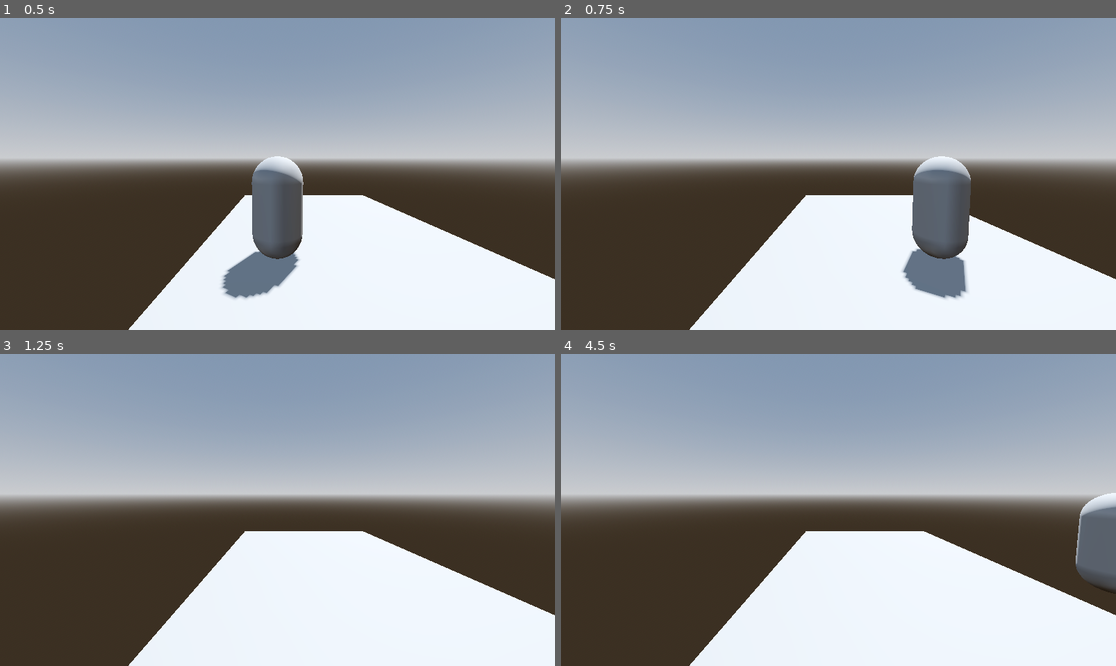
Above: before the commit, frames 1-4 (two rows, left to right).
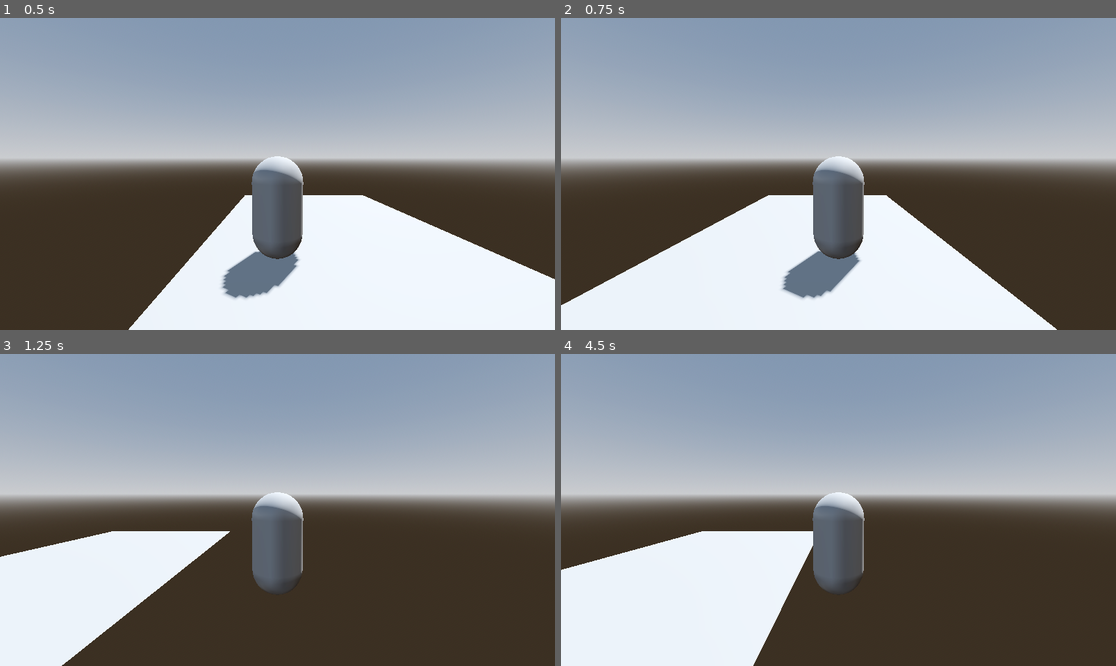
Above: after the commit, the same moments.

Repository: Zackoob/Zombie-Horde-Game
Game: Godot game, scene res://world/world.tscn
The game is run twice, just before and just after one commit, with the same random seed, the same clock (stepped at 60 frames per second) and the same inputs.
Inputs:
- Up to frame 1 (0.5 s): no input
- Up to frame 2 (0.75 s): tap Enter at 0.5 s; hold D (right) from 0.53 s (still down)
- Up to frame 3 (1.25 s): keep holding D (right)
- Up to frame 4 (4.5 s): release D (right) at 1.28 s; hold S (backward) 1.28-2.03 s; hold D (right) 2.03-2.78 s; hold W (forward) 2.78-3.53 s; tap Space at 3.5 s; hold A (left) from 3.53 s (still down)

Frame 1 is identical in both runs. In frame 2, 22% of the frame differs, in the area x 0-100%, y 44-100%; in frame 3, 36%; in frame 4, 37%.

Commit message:
Fixed camera left behind player

Diff:
--- a/zombie-game-project-thingy/player/player.tscn
+++ b/zombie-game-project-thingy/player/player.tscn
@@ -11,6 +11,14 @@
 [node name="CharacterBody3D" type="CharacterBody3D" parent="."]
 script = ExtResource("1_oul6g")
 
+[node name="Pivot" type="Node3D" parent="CharacterBody3D"]
+
+[node name="SpringArm3D" type="SpringArm3D" parent="CharacterBody3D/Pivot"]
+transform = Transform3D(1, 0, 0, 0, 1, 0, 0, 0, 1, 0, 1.97065, 2.95535)
+
+[node name="Camera3D" type="Camera3D" parent="CharacterBody3D/Pivot/SpringArm3D"]
+transform = Transform3D(1, 0, 0, 0, 0.996866, 0.0791029, 0, -0.0791029, 0.996866, 0, 0, 0)
+
 [node name="CollisionShape3D" type="CollisionShape3D" parent="CharacterBody3D"]
 transform = Transform3D(1, 0, 0, 0, 1, 0, 0, 0, 1, 0, 1, 0)
 shape = SubResource("CapsuleShape3D_kqu6x")
@@ -18,9 +26,3 @@
 [node name="MeshInstance3D" type="MeshInstance3D" parent="CharacterBody3D/CollisionShape3D"]
 mesh = SubResource("CapsuleMesh_oul6g")
 skeleton = NodePath("../../..")
-
-[node name="SpringArm3D" type="SpringArm3D" parent="."]
-transform = Transform3D(1, 0, 0, 0, 1, 0, 0, 0, 1, 0, 1.97065, 2.95535)
-
-[node name="Camera3D" type="Camera3D" parent="SpringArm3D"]
-transform = Transform3D(1, 0, 0, 0, 0.996866, 0.0791029, 0, -0.0791029, 0.996866, 0, 0, 0)
--- a/zombie-game-project-thingy/project.godot
+++ b/zombie-game-project-thingy/project.godot
@@ -12,7 +12,7 @@
 
 config/name="Zombie-Game-Project-Thingy"
 run/main_scene="uid://dtwcxekmoaf4g"
-config/features=PackedStringArray("4.4", "Forward Plus")
+config/features=PackedStringArray("4.5", "Forward Plus")
 config/icon="res://icon.svg"
 
 [input]
